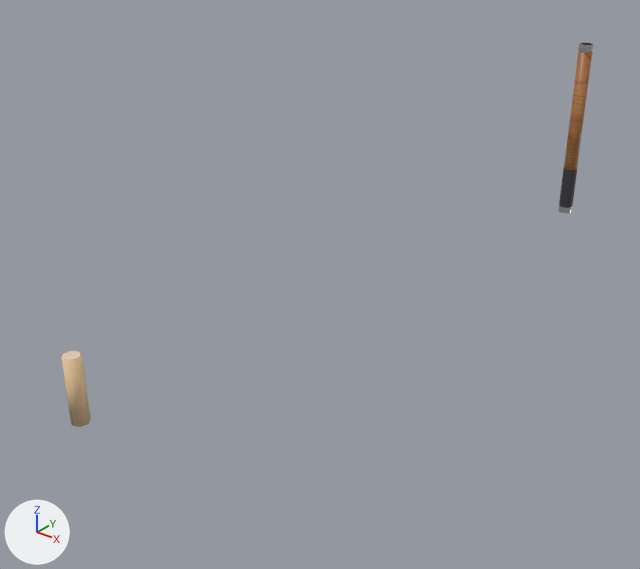
One commit to the glTF model lavochka/public/gorodki/props.glb: the scene before it, then after it.
Rendered twice from a 50 mm camera at (1.68, -1.11, 1.22) aimed at (-0.18, 1.22, -0.22). Every picture has the same lights, and +X, +Y and +Z are marked at lower left. The first picture is the older version. Where no turn or scale is listed for an object, it has been applied to the vertices.

In view in the first picture: 'bat', 'bat-part0', 'bat-part1', 'bat-part2', 'rod'.
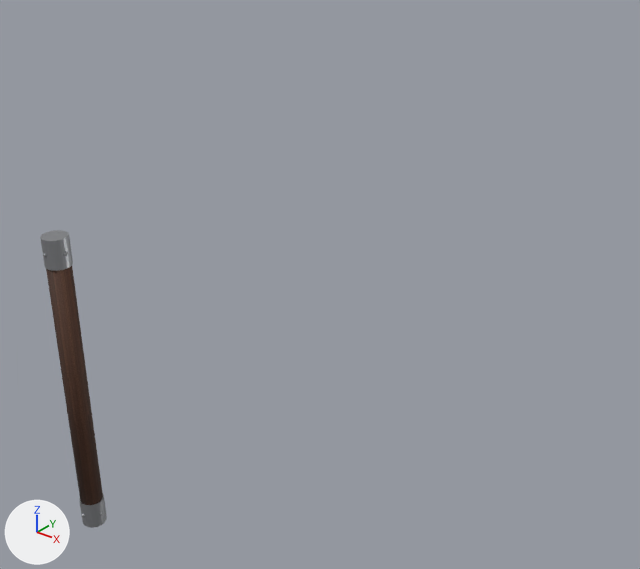
What changed in the scene script:
```text
Add img_batwood2:
    img_batwood2 = load_image('batwood2', '_unpacked/batwood2', 1024, 1024, 'sRGB')
Change mat_bat_wood:
    mat_bat_wood.texture: img_batwood -> img_batwood2
    mat_bat_wood.roughness: 0.45 -> 0.7
Change ob_bat:
    ob_bat.location: (0.0, 3.0, 0.0) -> (0.0, 0.0, 0.0)
Change ob_bat_part0:
    ob_bat_part0.location: (0.0, 3.0, 0.405) -> (0.0, 0.0, 0.385)
Change ob_bat_part1:
    ob_bat_part1.location: (0.0, 3.0, -0.405) -> (0.0, 0.0, -0.385)
Remove ob_bat_part2:
    ob_bat_part2 = bpy.data.objects.new('bat-part2', me_cylinder_003)
    ob_bat_part2.location = (0.0, 3.0, -0.29)
```

Changed parts and their boxes [x1, y1, x2, y2] in the pictures (640 x 569 px):
'bat', surface changed, moved: before [564, 43, 592, 170]; after [46, 266, 103, 505]
'bat-part0', moved: before [578, 43, 594, 52]; after [40, 230, 73, 271]
'bat-part1', moved: before [558, 206, 572, 213]; after [79, 495, 107, 528]
'bat-part2', deleted: before [559, 168, 577, 208]
'rod', unchanged, covered by the edit: before [61, 351, 91, 427]
